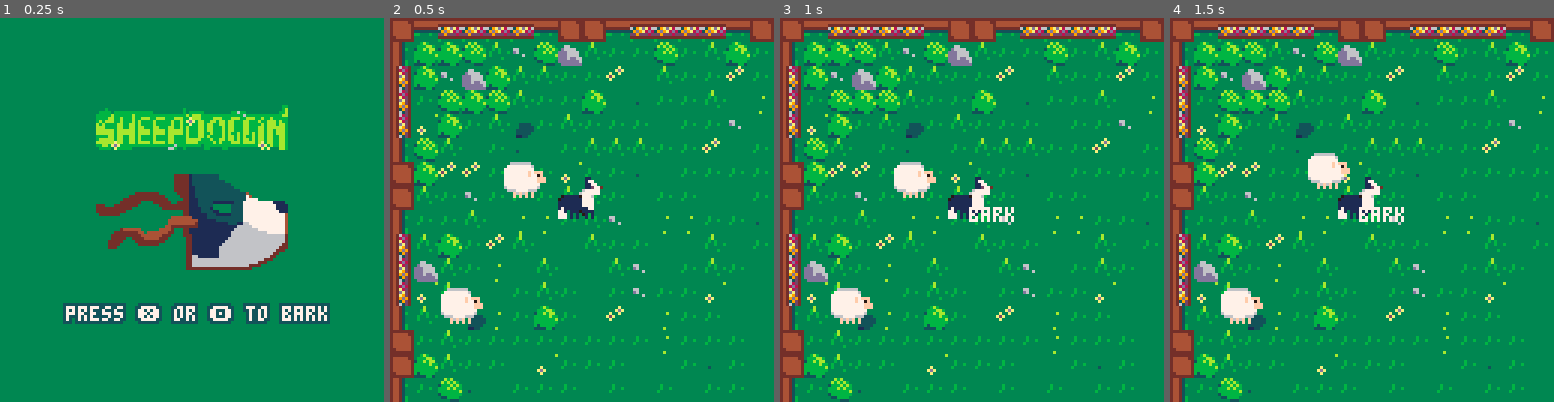
Above: before the commit, frames 1-4 (left to right).
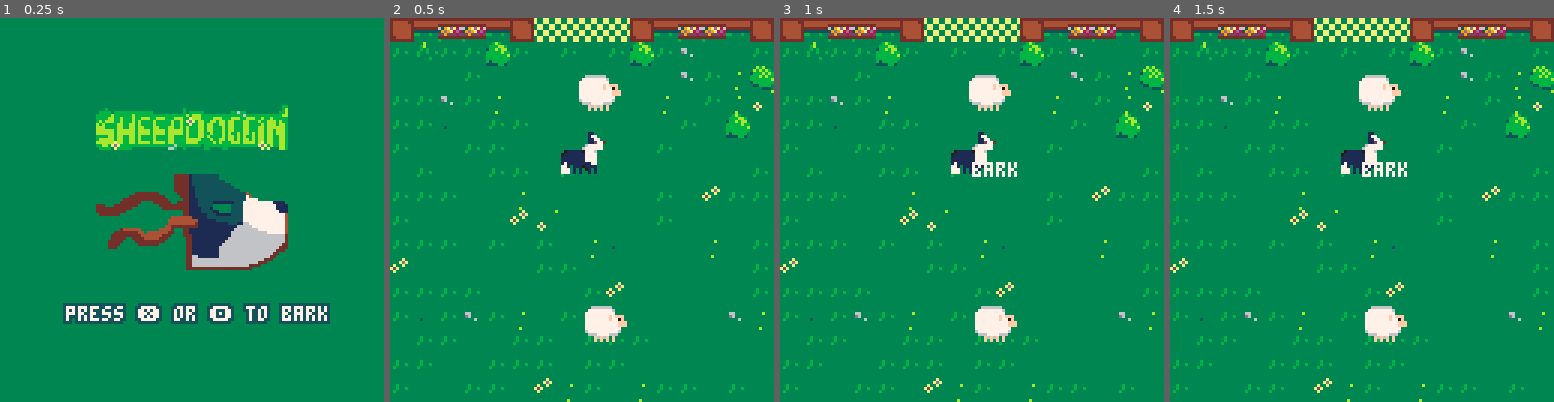
Above: after the commit, the same moments.

Repository: kitasuna/sheepdoggin
Game: PICO-8 cartridge sheepdoggin.p8
Same seed, same stepped clock (60 frames per second), same inputs: the game is played once before the commit and once after it.
Inputs:
- Up to frame 1 (0.25 s): no input
- Up to frame 2 (0.5 s): tap X (X key) at 0.33 s
- Up to frame 3 (1 s): tap O (Z key) at 0.7 s
- Up to frame 4 (1.5 s): tap X (X key) at 1.07 s

Frame 1 is identical in both runs. In frame 2, 25% of the frame differs, in the area x 0-100%, y 0-100%; in frame 3, 25%; in frame 4, 25%.

Commit message:
Adding player animation.

Diff:
--- a/_game.lua
+++ b/_game.lua
@@ -1,5 +1,8 @@
 MAP_WIDTH = 48*8
 MAP_HEIGHT = 28*8
+
+GOAL_X = (22+1)*8
+GOAL_Y = 8
 
 game = {}
 
@@ -14,8 +17,8 @@
   player:init()
   enemy = Enemy:new()
   level = Level:new()
-  level:setGoal((22+1)*8,
-    8,
+  level:setGoal(GOAL_X,
+    GOAL_Y,
     (4-2)*8,
     8
   )
--- a/animation.lua
+++ b/animation.lua
@@ -3,7 +3,29 @@
   o = o or {}
   setmetatable(o, self)
   self.__index = self
+  o:reset()
   return o
+end
+
+function Animation:reset()
+  self.frame_index = 1
+  self.frame_ticks = 0
+end
+
+function Animation:update()
+  self.frame_ticks += 1
+  if self.frame_ticks >= self.ticks_per_frame then
+    self.frame_index += 1
+    if self.frame_index > #self.frames then
+      self.frame_index = 1
+    end
+    self.frame_ticks = 0
+  end
+end
+
+function Animation:draw(x, y, flip_x, flip_y)
+  local frame = self.frames[self.frame_index]
+  spr(frame, x, y, self.w, self.h, flip_x, flip_y)
 end
 
 function _init_animation()
--- a/player.lua
+++ b/player.lua
@@ -7,8 +7,9 @@
     max_dy = 1,
     radius = 6,
     waddle = 0,
-    sprite = {
-      topLeft = 45,
+    anim_params = {
+      frames = {45, 13},
+      ticks_per_frame = 15,
       w = 2,
       h = 2,
     },
@@ -25,8 +26,9 @@
     max_dy = 2,
     radius = 4,
     waddle = 0,
-    sprite = {
-      topLeft = 9,
+    anim_params = {
+      frames = {9, 25},
+      ticks_per_frame = 15,
       w = 2,
       h = 1,
     },
@@ -43,8 +45,9 @@
     max_dy = 0.75,
     radius = 3,
     waddle = 0.6,
-    sprite = {
-      topLeft = 1,
+    anim_params = {
+      frames = {1, 2},
+      ticks_per_frame = 15,
       w = 1,
       h = 2,
     },
@@ -61,8 +64,9 @@
     max_dy = 3,
     radius = 4,
     waddle = 0,
-    sprite = {
-      topLeft = 41,
+    anim_params = {
+      frames = {41, 57},
+      ticks_per_frame = 15,
       w = 2,
       h = 1,
     },
@@ -80,11 +84,7 @@
 player = {}
 function player:init()
   self.current_animal = STARTING_ANIMAL
-  self.behavior = animal_behavior[STARTING_ANIMAL]
-  self.x = 63
-  self.y = 63
-  self.dx = 0
-  self.dy = 0
+  player:reset()
 end
 
 function player:update()
@@ -142,7 +142,7 @@
   self.dx = mid(-self.behavior.max_dx, self.dx, self.behavior.max_dx)
   self.dy = mid(-self.behavior.max_dy, self.dy, self.behavior.max_dy)
   -- dx and dy are applied in :resolve
-  self.behavior = animal_behavior[self.current_animal]
+  self.anim:update()
 end
 
 function player:draw()
@@ -151,17 +151,14 @@
     palt(8, true)
     -- TODO: Add sprite flipping.
     local spritePos = self:pos() + self:spriteOffset()
-    spr(
-      self.behavior.sprite.topLeft,
+    self.anim:draw(
       spritePos.x,
-      spritePos.y,
-      self.behavior.sprite.w,
-      self.behavior.sprite.h
+      spritePos.y
     )
     if self.behavior.mask then
       spr(
         self.behavior.mask,
-        spritePos.x + (self.behavior.sprite.w - 1) * 8,
+        spritePos.x + (self.anim.w - 1) * 8,
         spritePos.y,
         1,
         1
@@ -174,7 +171,7 @@
 end
 
 function player:spriteOffset()
-  return v2(-self.behavior.sprite.w * 8 / 2, -self.behavior.sprite.h * 8 + 4)
+  return v2(-self.anim.w * 8 / 2, -self.anim.h * 8 + 4)
 end
 
 function player:pos()
@@ -259,12 +256,15 @@
     current_gamestate:init()
   end
   self.behavior = animal_behavior[self.current_animal]
+  self.anim = Animation:new(self.behavior.anim_params)
 end
 
 function player:reset()
-  self.x = 63
-  self.y = 63
+  self.behavior = animal_behavior[self.current_animal]
+  self.x = GOAL_X + 8
+  self.y = GOAL_Y + 40
   self.dx = 0
   self.dy = 0
   barks = {}
-end
+  self.anim = Animation:new(self.behavior.anim_params)
+end
